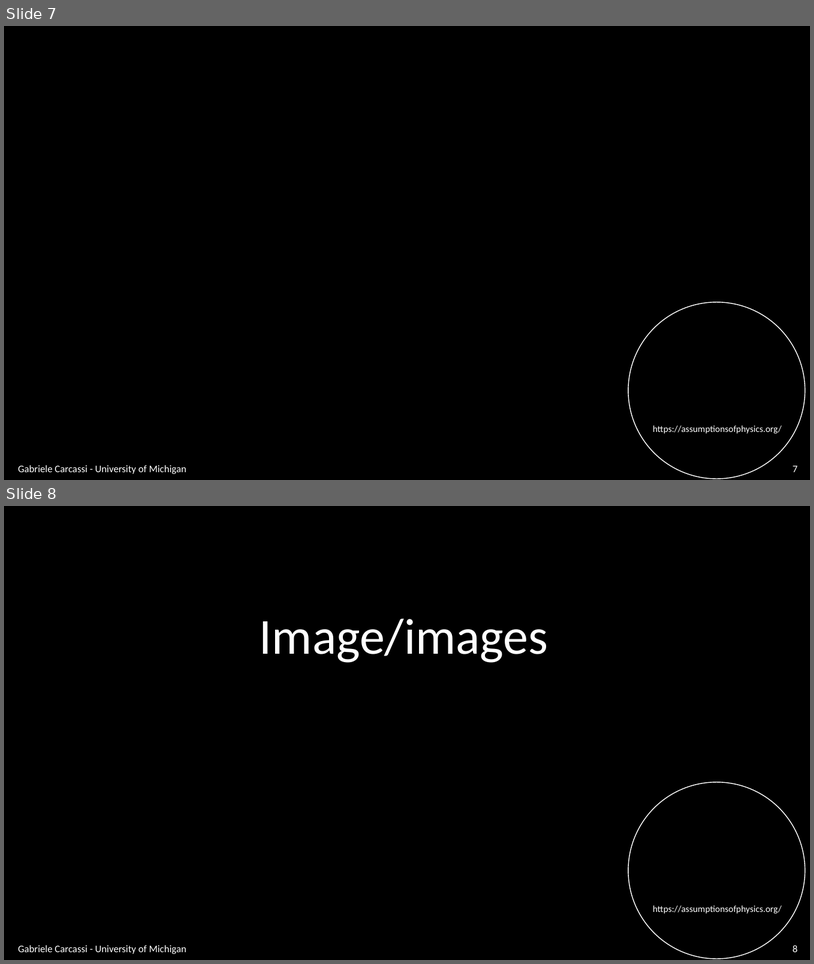
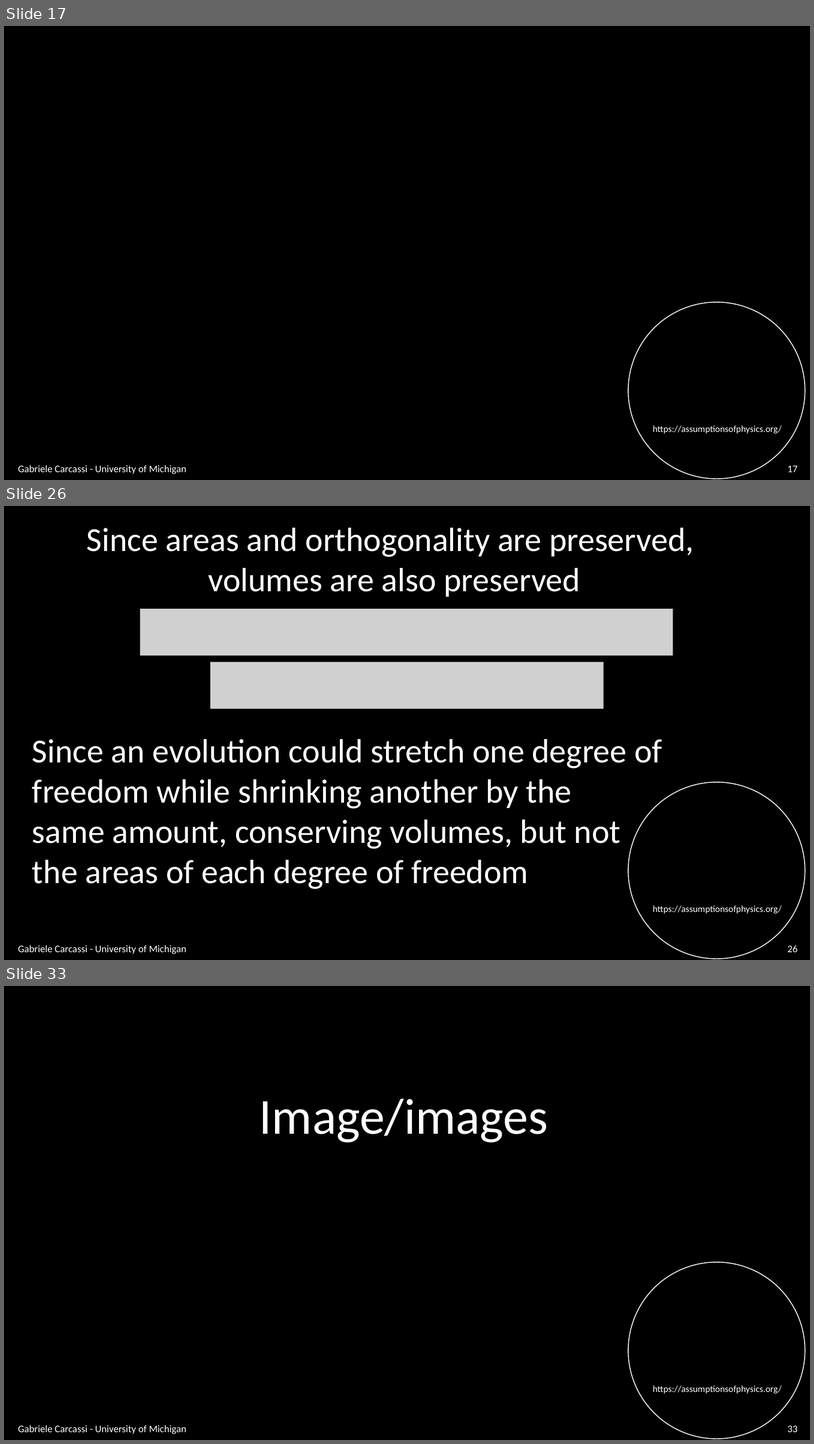
Before and after one commit to assumptionsofphysics/slides, a slide deck: BookCompanions-v2/RP-Class-4.pptx. Shown one above the other, each under a label of ours: slides 7 and 8 before the commit, slides 17, 26 and 33 after it; the slides between them are not shown. The pictures are 814x964 and 814x1444 pixels, drawn with LibreOffice and Linux fonts; fonts in the diff are those of the drawing; grey boxes stand for pictures; background and template pictures are left out. Boxes give left, top, right and bottom in pixels: in the first picture for what was removed or moved away, otherwise in the second. Text is boxed around its words. In the diff, an @@ line names an element or a change of style, - is before the commit and + after.

```diff
--- a/BookCompanions-v2/RP-Class-4.pptx
+++ b/BookCompanions-v2/RP-Class-4.pptx
@@ slide 26 added at bbox=[4, 506, 810, 960], background #000000; not listed: 2 template elements that a slide beside it also shows @@
@@ text added at bbox=[87, 528, 694, 597], 40 pt, text #FFFFFF @@
+Since areas and orthogonality are preserved,
+volumes are also preserved
@@ picture added at bbox=[140, 609, 673, 655] @@
@@ picture added at bbox=[211, 662, 604, 709] @@
@@ text added at bbox=[32, 739, 663, 889], 40 pt, text #FFFFFF @@
+Since an evolution could stretch one degree of
+freedom while shrinking another by the
+same amount, conserving volumes, but not
+the areas of each degree of freedom
@@ text added at bbox=[18, 945, 186, 954], 12 pt, text #FFFFFF @@
+Gabriele Carcassi - University of Michigan
@@ page number added at bbox=[788, 945, 798, 952], 12 pt, text #FFFFFF @@
+26
@@ what was slide 7 is now slide 17 @@
@@ page number at bbox=[788, 465, 798, 472]: text changed @@
-7
+17
@@ what was slide 8 is now slide 33 @@
@@ page number at bbox=[788, 1425, 798, 1432]: text changed @@
-8
+33
```
Also in this commit, not shown: 2 slides changed, 24 other slides added.
